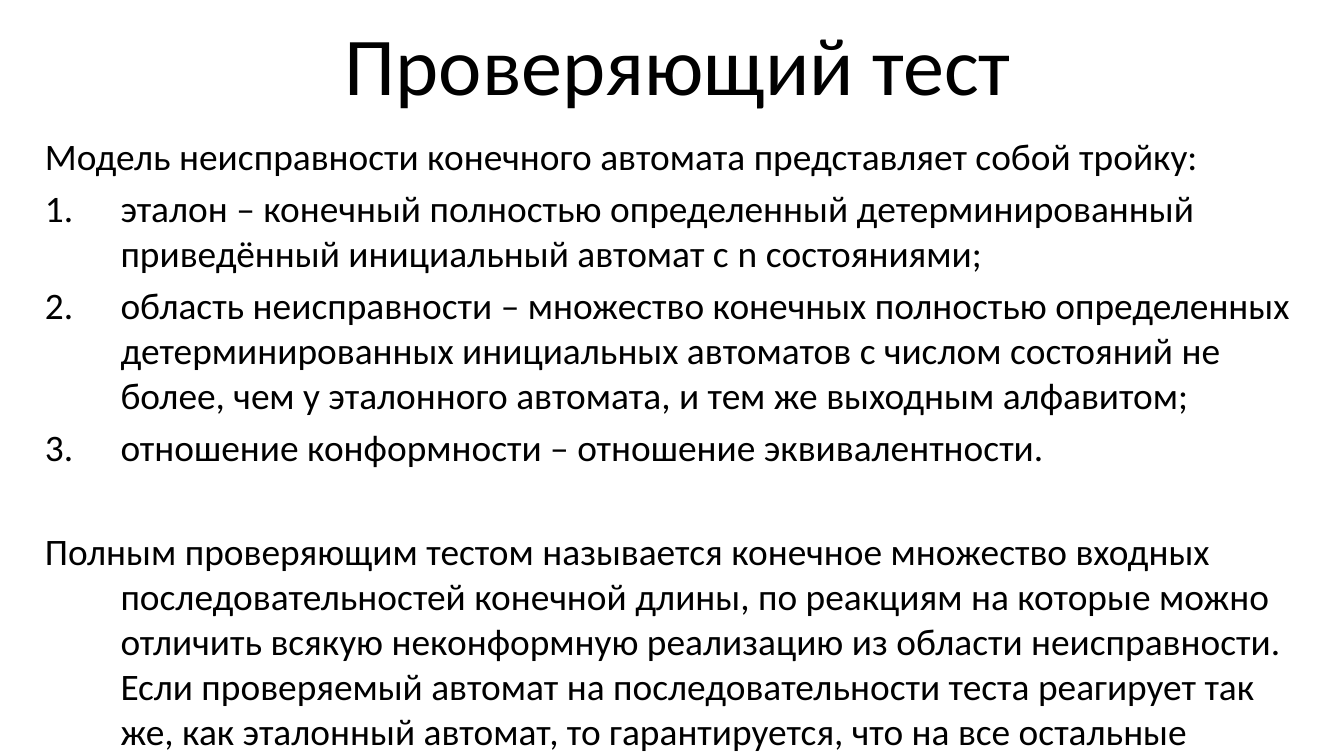
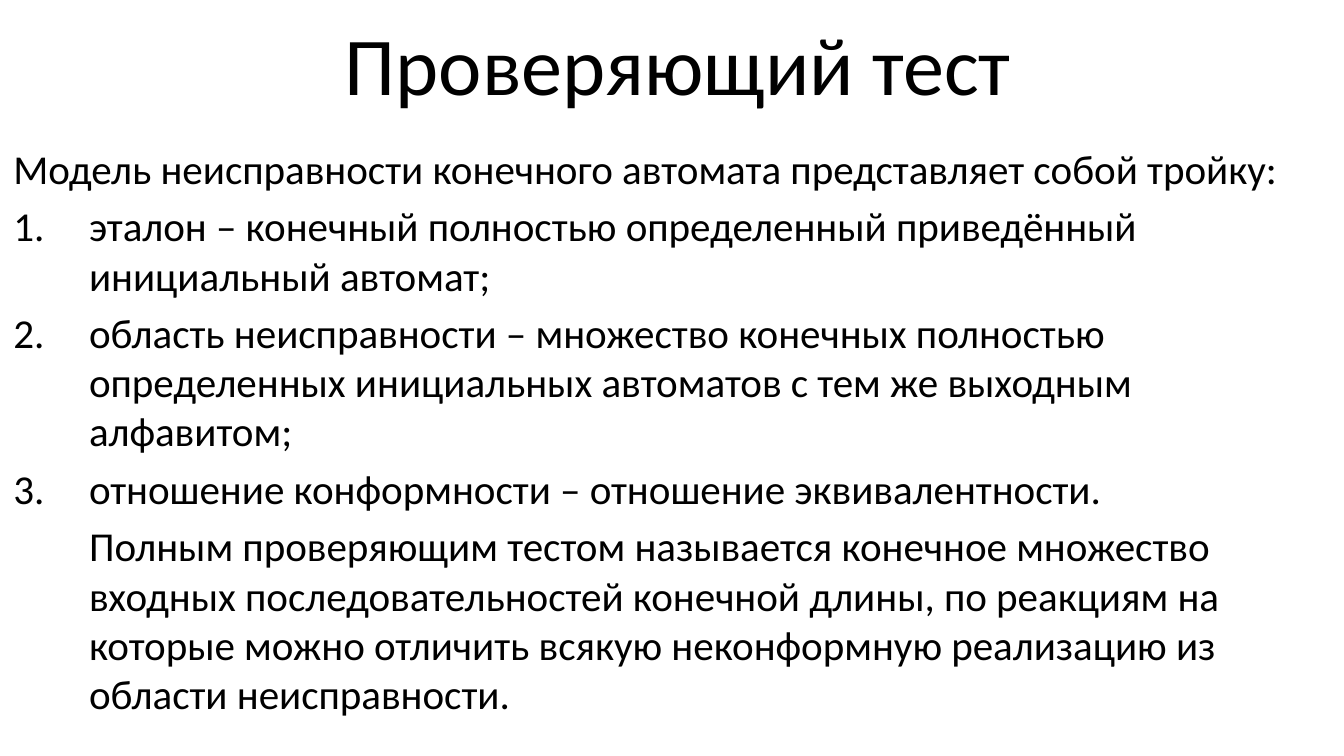
Before and after one commit to sirazenkov/fsm-unit-testing, a slide deck: slide 6 of Обзор.pptx. Drawn at 1344x756 pixels with LibreOffice and Linux fonts; fonts in the diff are those of the drawing. Boxes give left, top, right and bottom in pixels: in the first picture for what was removed or moved away, otherwise in the second. Text is boxed around its words. In the diff, an @@ line names an element or a change of style, - is before the commit and + after.

```diff
--- a/Обзор.pptx
+++ b/Обзор.pptx
@@ text "Модель неисправности конечного автомата представляет ...": place and size @@
-text "Модель неисправности конечного автомата представляет ..." at (45,144,1289,751)
+text "Модель неисправности конечного автомата представляет ..." at (13,156,1277,716)
@@ text at (13,156,1277,511): size 20 to 22 pt in "Модель неисправности конечного автомата представляет собой т ...", "отношение конформности – отношение эквивалентности." @@
@@ text at (89,213,1137,453): text changed; size 20 to 22 pt @@
-1. эталон – конечный полностью определенный детерминированный приведённый инициальный автомат с n состояниями;
-2. область неисправности – множество конечных полностью определенных детерминированных инициальных автоматов с числом состояний не более, чем у эталонного автомата, и тем же выходным алфавитом;
+1. эталон – конечный полностью определенный приведённый инициальный автомат;
+2. область неисправности – множество конечных полностью определенных инициальных автоматов с тем же выходным алфавитом;
@@ text at (89,534,1220,716): text changed; size 20 to 22 pt @@
-Полным проверяющим тестом называется конечное множество входных последовательностей конечной длины, по реакциям на которые можно отличить всякую неконформную реализацию из области неисправности. Если проверяемый автомат на последовательности теста реагирует так же, как эталонный автомат, то гарантируется, что на все остальные последовательности он будет реагировать, как эталон.
+Полным проверяющим тестом называется конечное множество входных последовательностей конечной длины, по реакциям на которые можно отличить всякую неконформную реализацию из области неисправности.
```
Also in this commit, not shown: 3 other slides changed, 1 slide added, 1 slide removed.
